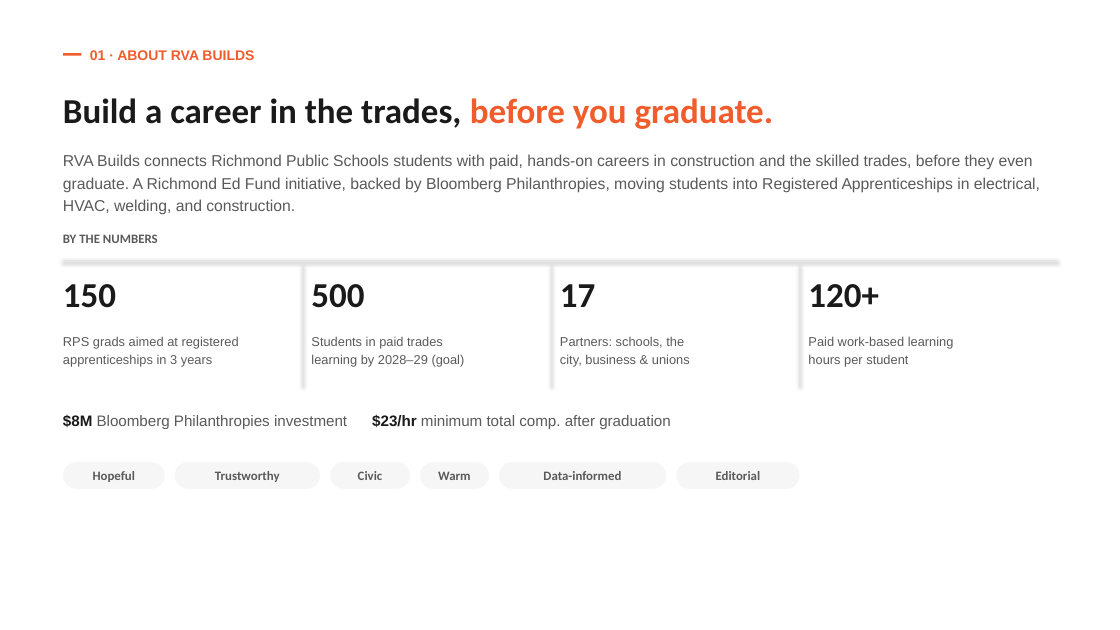
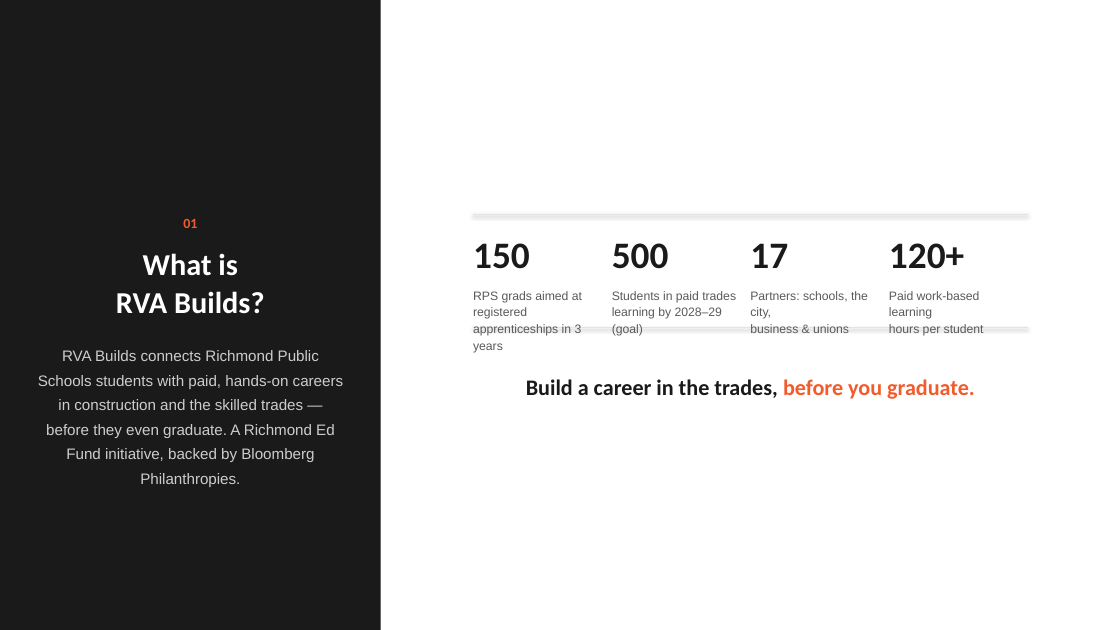
Before and after one commit to ivone-max/RVA-Builds-Brand-, a slide deck: slide 2 of media-kit/RVA-Builds-Media-Kit.pptx. Drawn at 1120x630 pixels with LibreOffice and Linux fonts; fonts in the diff are those of the drawing. Boxes give left, top, right and bottom in pixels: in the first picture for what was removed or moved away, otherwise in the second. Text is boxed around its words. In the diff, an @@ line names an element or a change of style, - is before the commit and + after.

```diff
--- a/media-kit/RVA-Builds-Media-Kit.pptx
+++ b/media-kit/RVA-Builds-Media-Kit.pptx
@@ rectangle added at (0, 0, 381, 630), fill #1A1A1A @@
@@ rectangle removed at (63, 53, 82, 55) @@
@@ text removed at (63, 234, 158, 243) @@
-BY THE NUMBERS
@@ text at (183, 219, 197, 228): text changed; font Arial to Calibri @@
-01 · ABOUT RVA BUILDS
+01
@@ text "150": place and size @@
-text "150" at (63, 284, 116, 308)
+text "150" at (473, 243, 530, 269)
@@ line added from (473, 214) to (1028, 214), #E4E4E4 1 pt @@
@@ text "500": place and size @@
-text "500" at (311, 284, 364, 308)
+text "500" at (612, 243, 669, 269)
@@ size 30 to 32 pt in 4 elements at (473, 243, 530, 269), (612, 243, 669, 269), (889, 243, 964, 269), (750, 243, 788, 268) @@
@@ text "17": place and size @@
-text "17" at (560, 284, 595, 307)
+text "17" at (750, 243, 788, 268)
@@ text "120+": place and size @@
-text "120+" at (808, 284, 879, 308)
+text "120+" at (889, 243, 964, 269)
@@ text added at (116, 253, 264, 314), 26 pt, text #FFFFFF, bold @@
+What is
+RVA Builds?
@@ line removed from (303, 265) to (303, 386) @@
@@ line removed from (552, 265) to (552, 386) @@
@@ line removed from (800, 265) to (800, 386) @@
@@ text "RPS grads aimed at registered": place and size @@
-text "RPS grads aimed at registered" at (63, 336, 239, 367)
+text "RPS grads aimed at registered" at (473, 291, 582, 353)
@@ text "Students in paid trades": place and size @@
-text "Students in paid trades" at (311, 336, 465, 367)
+text "Students in paid trades" at (612, 291, 736, 336)
@@ text at (750, 291, 868, 333): text changed; size 11 to 10.5 pt @@
-Partners: schools, the
-city, business & unions
+Partners: schools, the city,
+business & unions
@@ size 11 to 10.5 pt in 3 elements at (473, 291, 582, 353), (612, 291, 736, 336), (889, 291, 984, 336) @@
@@ text "Paid work-based learning": place and size @@
-text "Paid work-based learning" at (808, 336, 954, 367)
+text "Paid work-based learning" at (889, 291, 984, 336)
@@ line moved from (63, 260) - (1057, 260) to (473, 328) - (1028, 328) @@
@@ text at (38, 350, 343, 462): text changed; size 13.5 to 13 pt; text colour #5A5A5A to #CCCCCC @@
-RVA Builds connects Richmond Public Schools students with paid, hands-on careers in construction and the skilled trades, before they even graduate. A Richmond Ed Fund initiative, backed by Bloomberg Philanthropies, moving students into Registered Apprenticeships in electrical, HVAC, welding, and construction.
+RVA Builds connects Richmond Public Schools students with paid, hands-on careers in construction and the skilled trades — before they even graduate. A Richmond Ed Fund initiative, backed by Bloomberg Philanthropies.
@@ text "Build a career in the ...": place and size @@
-text "Build a career in the ..." at (63, 98, 774, 129)
+text "Build a career in the ..." at (526, 379, 975, 399)
@@ text "Build a career in the ..." at (526, 379, 975, 399): size 30 to 19 pt; alignment left to centre @@
@@ text removed at (63, 414, 671, 430) @@
-$8M Bloomberg Philanthropies investment $23/hr minimum total comp. after graduation
@@ rounded rectangle removed at (63, 462, 165, 489) @@
-Hopeful
@@ rounded rectangle removed at (175, 462, 320, 489) @@
-Trustworthy
@@ rounded rectangle removed at (330, 462, 410, 489) @@
-Civic
@@ rounded rectangle removed at (420, 462, 489, 489) @@
-Warm
@@ rounded rectangle removed at (499, 462, 666, 489) @@
-Data-informed
@@ rounded rectangle removed at (676, 462, 800, 489) @@
-Editorial
```
Also in this commit, not shown: 5 other slides changed, 8 slides added, 7 slides removed, 3 other files.
